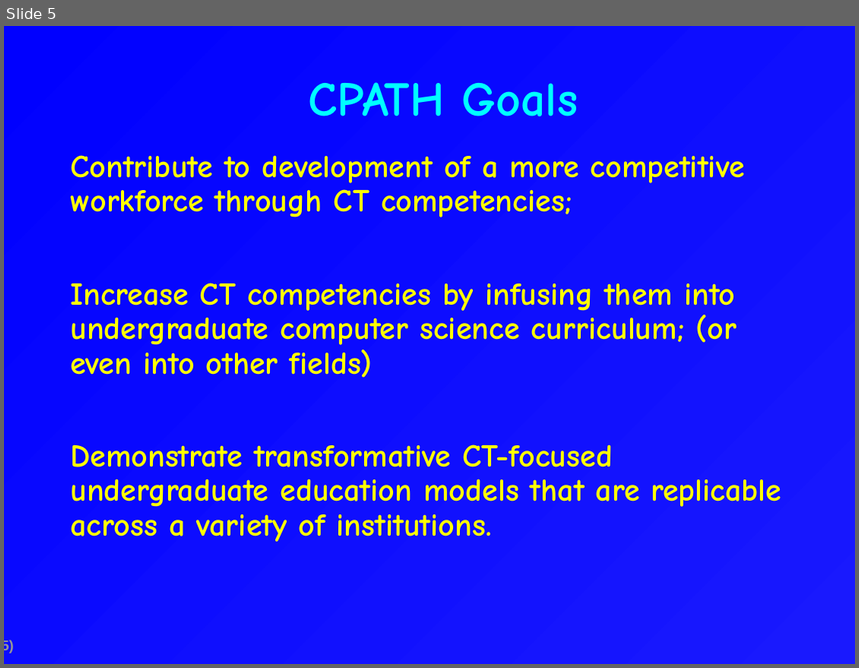
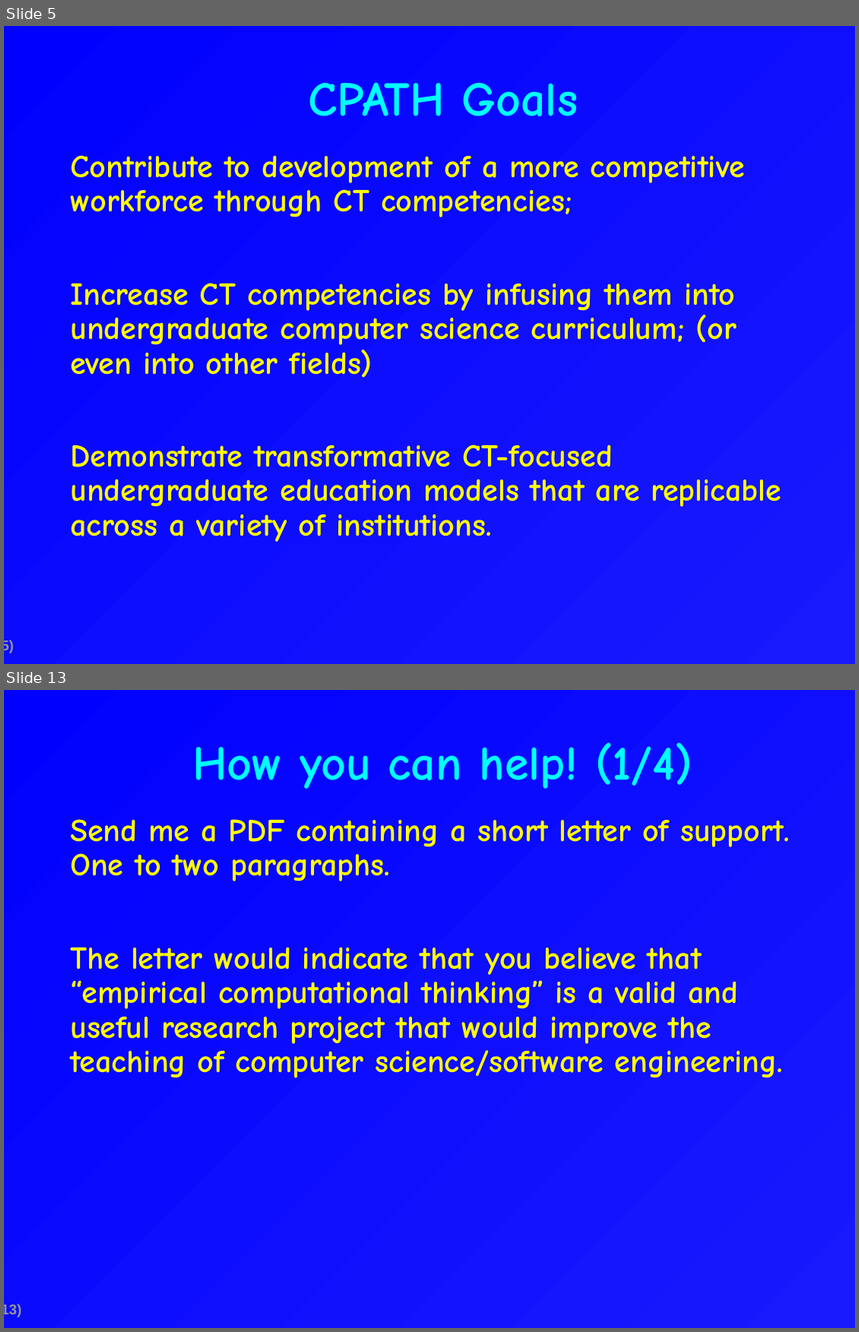
Before and after one commit to csdl/techreports, a slide deck: techreports/09-11/CPATH.Pitch.ppt. Shown one above the other, each under a label of ours: slide 5 before the commit, slides 5 and 13 after it; the slides between them are not shown. The pictures are 859x668 and 859x1332 pixels, drawn with LibreOffice and Linux fonts; fonts in the diff are those of the drawing. Boxes give left, top, right and bottom in pixels: in the first picture for what was removed or moved away, otherwise in the second. Text is boxed around its words. In the diff, an @@ line names an element or a change of style, - is before the commit and + after.

```diff
--- a/techreports/09-11/CPATH.Pitch.ppt
+++ b/techreports/09-11/CPATH.Pitch.ppt
@@ slide 13 added at (x1=4, y1=690, x2=855, y2=1328), background gradient #1919FE to #0000FF; not listed: 1 template element that a slide beside it also shows @@
@@ title added at (x1=192, y1=742, x2=693, y2=789), 41 pt, text #00FFFF, bold @@
+How you can help! (1/4)
@@ text added at (x1=70, y1=819, x2=789, y2=1078), 27 pt, text #FFFF00, bold @@
+  Send me a PDF containing a short letter of support. One to two paragraphs.
+  The letter would indicate that you believe that “empirical computational thinking” is a valid and useful research project that would improve the teaching of computer science/software engineering.
```
Also in this commit, not shown: 2 slides changed, 13 other slides added, 1 slide removed, 1 other file.
